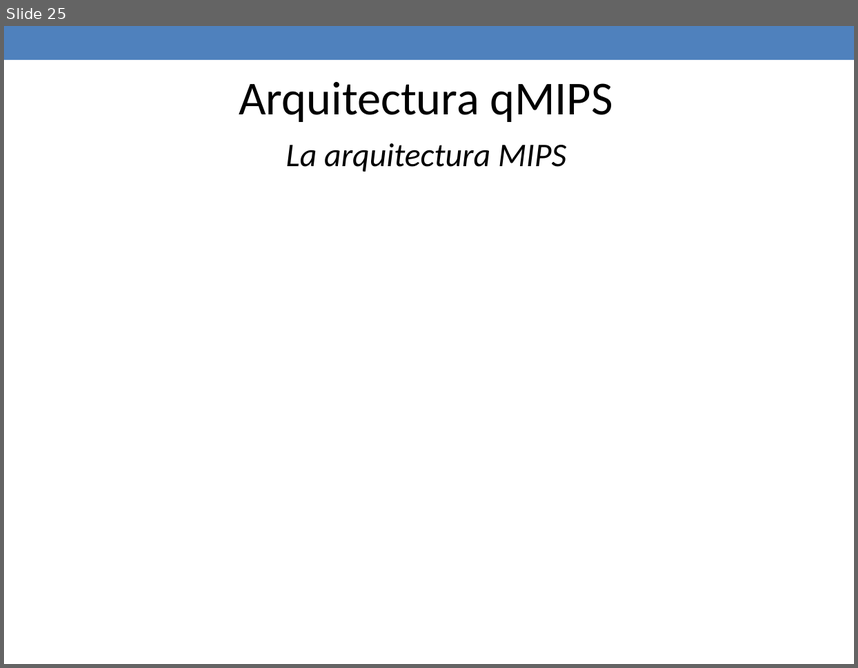
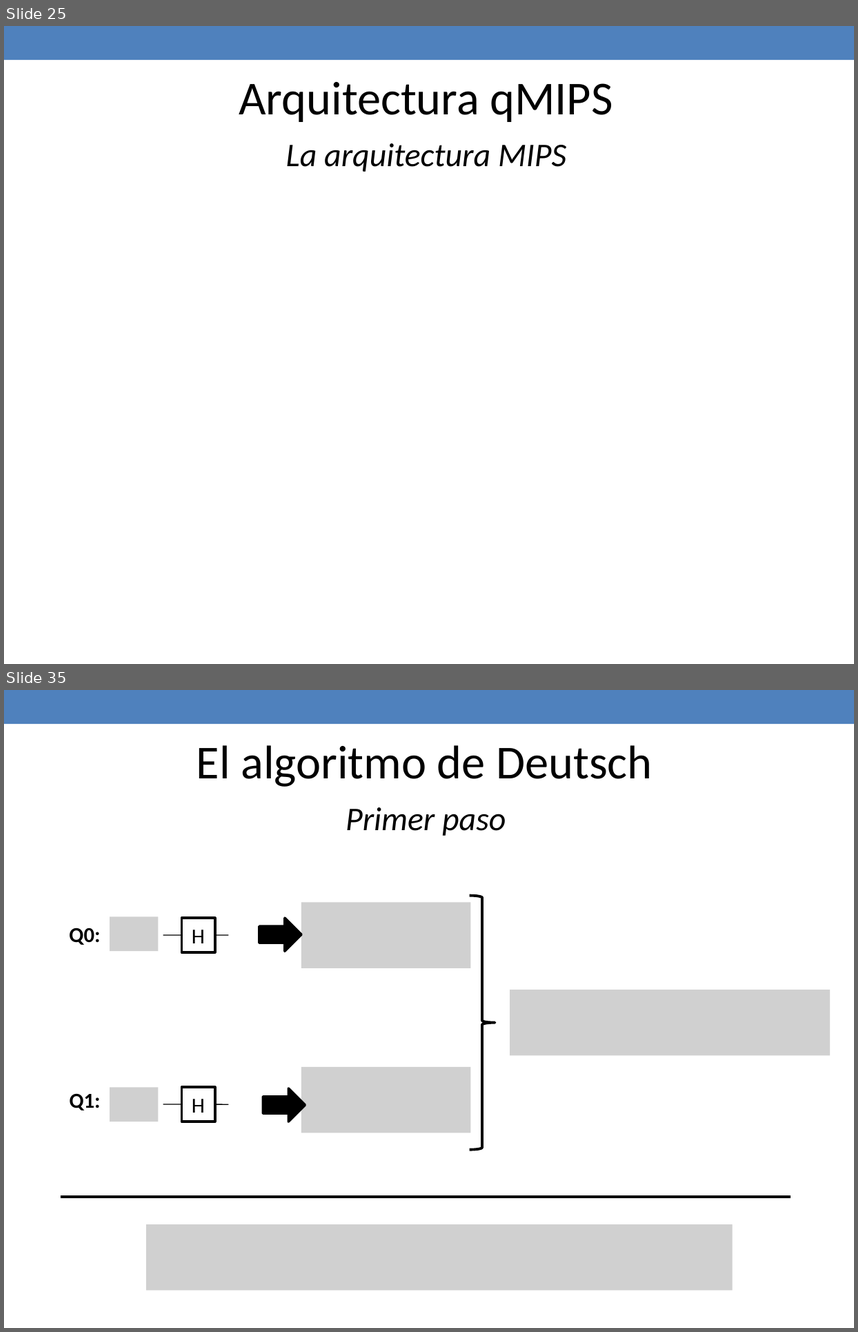
Before and after one commit to jaimecp89/qMIPS101, a slide deck: qMIPS/doc/Presentacion PFC.pptx. Shown one above the other, each under a label of ours: slide 25 before the commit, slides 25 and 35 after it; the slides between them are not shown. The pictures are 858x668 and 858x1332 pixels, drawn with LibreOffice and Linux fonts; fonts in the diff are those of the drawing; grey boxes stand for pictures. Boxes give left, top, right and bottom in pixels: in the first picture for what was removed or moved away, otherwise in the second. Text is boxed around its words. In the diff, an @@ line names an element or a change of style, - is before the commit and + after.

```diff
--- a/qMIPS/doc/Presentacion PFC.pptx
+++ b/qMIPS/doc/Presentacion PFC.pptx
@@ slide 35 added at (x1=4, y1=690, x2=854, y2=1328), background #FFFFFF; not listed: 1 template element that a slide beside it also shows @@
@@ text added at (x1=197, y1=745, x2=652, y2=787), 40 pt, text #000000 @@
+El algoritmo de Deutsch
@@ text added at (x1=346, y1=807, x2=506, y2=836), 28 pt, text #000000, italic @@
+Primer paso
@@ right brace added at (x1=470, y1=896, x2=495, y2=1150), outline #000000 2.25 pt @@
@@ picture added at (x1=110, y1=917, x2=158, y2=951) @@
@@ picture added at (x1=301, y1=902, x2=470, y2=968) @@
@@ text added at (x1=69, y1=927, x2=100, y2=945), 18 pt, text #000000, bold @@
+Q0:
@@ line added from (163, 935) to (228, 935), #000000 0.75 pt @@
@@ rectangle added at (x1=181, y1=918, x2=215, y2=953), fill #FFFFFF, outline #000000 2.08 pt, 18 pt, text #000000 @@
+H
@@ right arrow added at (x1=259, y1=918, x2=301, y2=951), fill #000000, outline #000000 2.08 pt @@
@@ picture added at (x1=510, y1=989, x2=831, y2=1056) @@
@@ picture added at (x1=301, y1=1067, x2=470, y2=1133) @@
@@ text added at (x1=70, y1=1093, x2=101, y2=1110), 18 pt, text #000000, bold @@
+Q1:
@@ picture added at (x1=110, y1=1087, x2=158, y2=1121) @@
@@ rectangle added at (x1=181, y1=1087, x2=215, y2=1122), fill #FFFFFF, outline #000000 2.08 pt, 18 pt, text #000000 @@
+H
@@ right arrow added at (x1=263, y1=1088, x2=306, y2=1121), fill #000000, outline #000000 2.08 pt @@
@@ line added from (163, 1104) to (228, 1104), #000000 0.75 pt @@
@@ line added from (61, 1196) to (791, 1196), #000000 2.25 pt @@
@@ picture added at (x1=146, y1=1224, x2=733, y2=1290) @@
```
Also in this commit, not shown: 3 slides changed, 10 other slides added, 1 other file.
